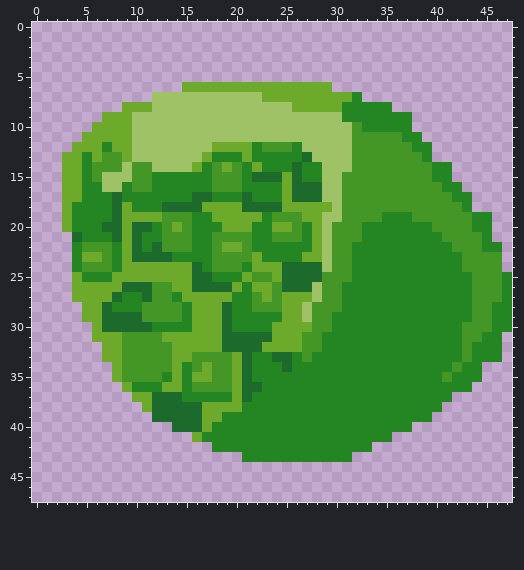
Edited in one commit: pixel-art sprite (public/assets/gfx/ballGreen.png). The first picture shows the starting point.
The file is 48x48 pixels. Colours within 5 levels of each other are drawn and written as one.
Once edited:
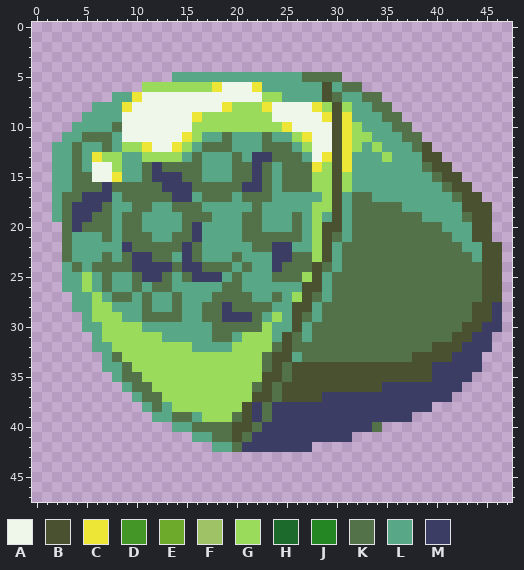
Palette (. is transparent): A #eff7eb  B #495130  C #eee636  D #449727  E #6daa2c  F #9fc267  G #9bdb5b  H #1c6a2c  J #238623  K #537249  L #58a787  M #3c3d64
The edit:
Changed rows in their new state; - is an unchanged pixel.
first column x 2:
 5 ------------LLLLLLLLLLLLLKKKK-----------------
 6 ---------GGGGGGGCAAACLLLLLLBLKK---------------
 7 ------LLCAAAAAAAAAAAAGGLLLLBKLLKK-------------
 8 ----LLLCAAAAAAAAACGGGCAAAACGBGLLKK------------
 9 ---LLLLAAAAAAACGGGGGGGAAAAACBCLLLKK.----------
10 --LLLLKAAAAAAAGGGGGGGGGCAAAABCGLLLKK----------
11 -LLKKKLAAAAAACGLLKLLLKLLGCAABCGGLLLKK---------
12 LLKLLKLGGCAACGLKKKLLLKKKLGAABCGLGLLLKB--------
13 LLKLCGGLLGGGGLKLLLKLMMKKKLACBCLLLGLLLBB-------
14 LLKLAAGLLKMKKKKLLLKKMKLKKKCGBCLLLLLLLKBB------
15 LLKKAACLLKMMMKKLLLKKMKLKKKGGBGLLLLLLLLKBB-----
16 LLKKKMKKKKKMMMKKKKKMMKLKKKGGBGLLLLLLLLLKBB----
17 LKKMMMLKKKKKMMLKKKLKKKLLLLLGBLKKLLLLLLLLKBB---
18 LKMMMKLLKKLLKKKLLLLLKLLLLLGGBLKKKKKLLLLLLBBB--
19 LKMMKKLKKLLLLKKKLLLKKLLLKLGLBLKKKKKKKLLLLKBB--
20 -KMKKKLKKLLLLKMLLLLKKLLLKLGBBLKKKKKKKKKLLLBB--
21 -KLLLKLKKKLLKKMLLLLKKKKKKLGBKLKKKKKKKKKKLLBB--
22 -KLLLLLMKKKKKMKLLLLLKKMMLLGBLKKKKKKKKKKKKLLBB-
23 -KLLLKLKMMKKLMKLLLKLLLMMKKGBLKKKKKKKKKKKKKLBB-
24 -LKLKKKKMMMMKMMKKKLKLLMKKKBKLKKKKKKKKKKKKKKBB-
25 -LLGLKLLKMMKLKMMMLKLLLKKKGBLKKKKKKKKKKKKKKKBB.
26 -LLGLKLLKLKKLLLLLKKLLLLLLBBLKKKKKKKKKKKKKKKBB.
27 --LLGLKKLKLLKLLLKKKKLLKLGBKLKKKKKKKKKKKKKKKBB.
28 --LLGGLLLKLLKLLKKMKKKKLLBBLKKKKKKKKKKKKKKKBBM.
29 ---LGGGLLKKKKLLKKMMMKLGLBKLKKKKKKKKKKKKKKKBBM.
30 ---LLGGGGLLLLLLLKKKKKGLLBLKKKKKKKKKKKKKKKBBMM.
31 ----LGGGGGGLLLLLKKLGGGLBKLKKKKKKKKKKKKKKBBMM.-
32 ----LLGGGGGGGGLLLLGGGGKBKKKKKKKKKKKKKKBBBMMM.-
33 -----LKGGGGGGGGGGGGGGKBBLKKKKKKKKKKKBBBBMMM..-
34 -----LLKGGGGGGGGGGGGGKBKBBBBBBBBBBBBBBMMMMM---
35 ------LKKGGGGGGGGGGGGBBKBBBBBBBBBBBBBBMMMM.---
36 -------LKKGGGGGGGGGGKBKBBBBBBBBBBMMMMMMMM.----
37 --------LKKGGGGGGGGGBBKBBBBMMMMMMMMMMMMM------
38 ---------LKLGGGGGGGBMKMMMMMMMMMMMMMMMM.-------
39 ----------LLKKLGGGKBMKMMMMMMMMMMMMMM..--------
40 ------------LLKKKKBBKMMMMMMMMMMMK...----------
41 --------------LLKKBKMMMMMMMMMM....------------
42 ----------------LLKMMMMMMM......--------------
43 -------------------...........----------------
Boxes around the changes in both pictures, in picture pixels (x1, y1, x2, y2):
changed: (52, 72, 512, 462)
